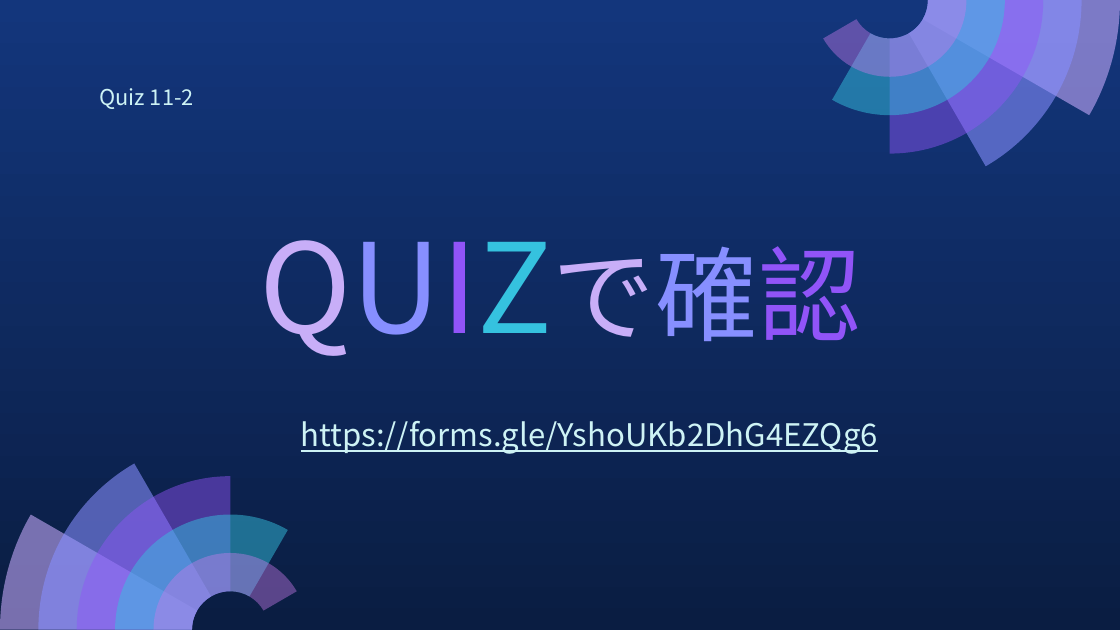
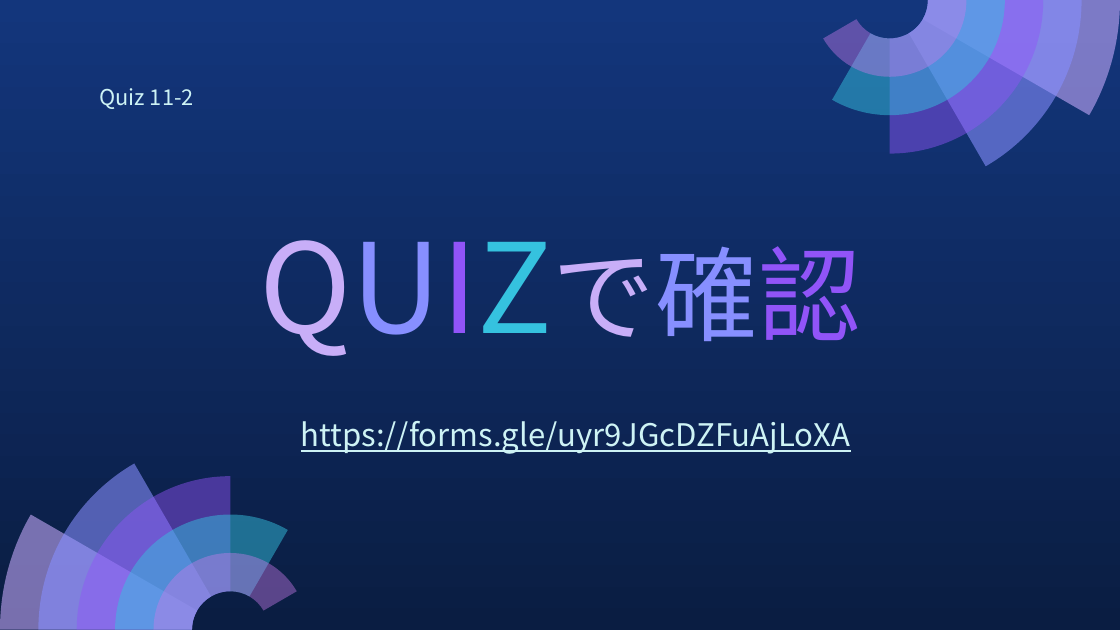
Before and after one commit to MarikoTagawa/kosen-mongolia-materials, a slide deck: slide 15 of system-analysis-design/slides/11-System Analysis and Design Course 2023 2nd Semester.pptx. Drawn at 1120x630 pixels with LibreOffice and Linux fonts; fonts in the diff are those of the drawing. Boxes give left, top, right and bottom in pixels: in the first picture for what was removed or moved away, otherwise in the second. Text is boxed around its words. In the diff, an @@ line names an element or a change of style, - is before the commit and + after.

```diff
--- a/system-analysis-design/slides/11-System Analysis and Design Course 2023 2nd Semester.pptx
+++ b/system-analysis-design/slides/11-System Analysis and Design Course 2023 2nd Semester.pptx
@@ text at (301,421,851,454): text changed @@
-https://forms.gle/YshoUKb2DhG4EZQg6
+https://forms.gle/uyr9JGcDZFuAjLoXA
```
Also in this commit, not shown: 3 other slides changed, 12 other files.
